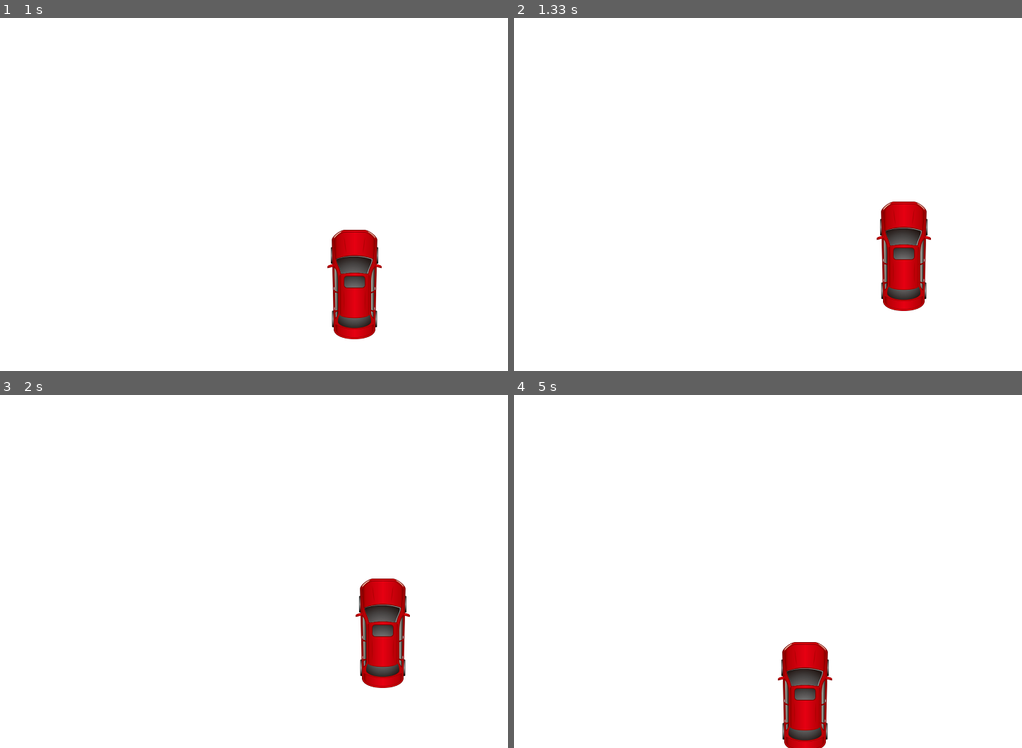
Above: before the commit, frames 1-4 (two rows, left to right).
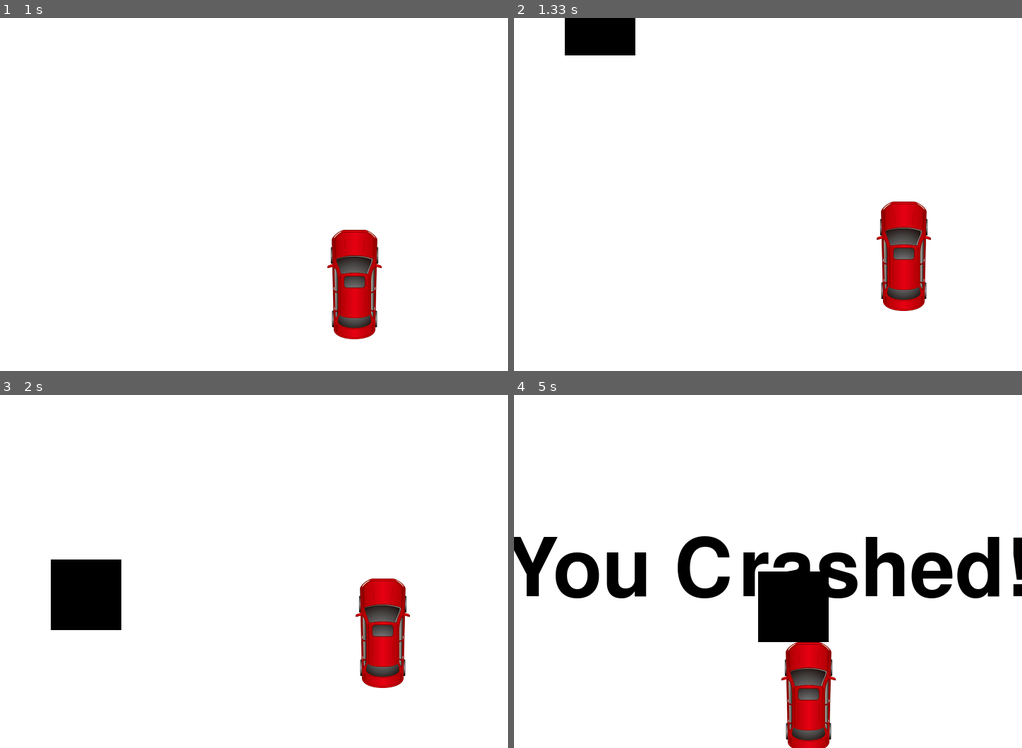
Above: after the commit, the same moments.

Repository: ritesingh/Race-Car-Pygame
Game: pygame game, started from car.py
Two runs of this game, one before a commit and one after it. Both use one fixed random seed, a clock stepped at 60 frames per second and the inputs below.
Inputs:
- Up to frame 1 (1 s): hold Right 0.33-0.8 s; hold Up from 0.83 s (still down)
- Up to frame 2 (1.33 s): release Up at 1.13 s; hold Right from 1.17 s (still down)
- Up to frame 3 (2 s): release Right at 1.63 s; hold Left from 1.67 s (still down)
- Up to frame 4 (5 s): release Left at 2.2 s; hold Down 2.23-2.53 s; hold Left 2.57-2.97 s; hold Up 3-3.37 s; hold Right 3.4-4.03 s; hold Down 4.07-4.43 s; hold Left 4.47-4.93 s

Frame 1 is identical in both runs. In frame 2, 1.5% of the frame differs, in the area x 10-24%, y 0-11%; in frame 3, 2.8%; in frame 4, 11%, in the area x 0-100%, y 40-100%.

Commit message:
Blocks added

Diff:
--- a/car.py
+++ b/car.py
@@ -1,45 +1,96 @@
 import pygame
+import time
+import random
 
 pygame.init()
 display_h = 500
 display_w = 720
 black = (0,0,0)
 white = (255,255,255)
+car_width = 77
 gameD = pygame.display.set_mode((display_w,display_h))
 pygame.display.set_caption('Watch Out')
 clock = pygame.time.Clock()
 carimg = pygame.image.load('1.png')
+
+def things(thingx, thingy, thingw, thingh, color):
+    pygame.draw.rect(gameD, color, [thingx, thingy, thingw, thingh])
+
 def car(x,y):
     gameD.blit(carimg,(x,y))
 
-x = (display_w * 0.45)
-y = (display_h * 0.7)
+def text_objects(text, font):
+    textsurface = font.render(text, True, black)
+    return textsurface, textsurface.get_rect()
 
-crash = False
-x_change, y_change = 0, 0
-while not crash:
-    for event in pygame.event.get():
-        if event.type == pygame.QUIT:
-            crash = True
-        if event.type == pygame.KEYDOWN:
-            if event.key == pygame.K_LEFT:
-                x_change = -5
-            elif event.key == pygame.K_RIGHT:
-                x_change = 5
-            elif event.key == pygame.K_UP:
-                y_change = -5
-            elif event.key == pygame.K_DOWN:
-                y_change = 5
-        if event.type == pygame.KEYUP:
-             if event.key == pygame.K_LEFT or event.key == pygame.K_RIGHT or event.key == pygame.K_UP or event.key == pygame.K_DOWN:
-                x_change=0
-                y_change=0
-    x+=x_change
-    y+=y_change
-    gameD.fill(white)
-    car(x,y)
+def message_display(text):
+    largetext = pygame.font.Font('freesansbold.ttf', 115)
+    textsurf, textrect = text_objects(text, largetext)
+    textrect.center  = ((display_w/2), (display_h/2))
+    gameD.blit(textsurf, textrect)
     pygame.display.update()
-    clock.tick(60)
+    time.sleep(2)
+    gameloop()
 
+def crash():
+    message_display("You Crashed!")
+
+
+def gameloop():
+    x = (display_w * 0.45)
+    y = (display_h * 0.7)
+
+    gameexit = False
+
+    x_change, y_change = 0, 0
+
+    thing_startx = random.randrange(0, display_w)
+    thing_starty = -600
+    thing_speed = 7
+    thing_width = 100
+    thing_height = 100
+
+    while not gameexit:
+        for event in pygame.event.get():
+            if event.type == pygame.QUIT:
+                pygame.quit()
+                quit()
+
+            if event.type == pygame.KEYDOWN:
+                if event.key == pygame.K_LEFT:
+                    x_change = -5
+                elif event.key == pygame.K_RIGHT:
+                    x_change = 5
+                elif event.key == pygame.K_UP:
+                    y_change = -5
+                elif event.key == pygame.K_DOWN:
+                    y_change = 5
+            if event.type == pygame.KEYUP:
+                if event.key == pygame.K_LEFT or event.key == pygame.K_RIGHT or event.key == pygame.K_UP or event.key == pygame.K_DOWN:
+                    x_change=0
+                    y_change=0
+        x+=x_change
+        y+=y_change
+        gameD.fill(white)
+        things(thing_startx, thing_starty, thing_width, thing_height, black)
+        thing_starty += thing_speed
+
+        car(x,y)
+
+        if x > display_w - car_width or x < 0:
+            crash()
+
+        if thing_starty > display_h:
+            thing_starty = 0 - thing_height
+            thing_startx = random.randrange(0, display_w)
+
+        if y < thing_starty + thing_height:
+
+            if x>thing_startx and x<thing_startx +thing_width or x+car_width>thing_startx and x+car_width<thing_startx+thing_width:
+                crash()
+        pygame.display.update()
+        clock.tick(60)
+
+gameloop()
 pygame.quit()
 quit()
